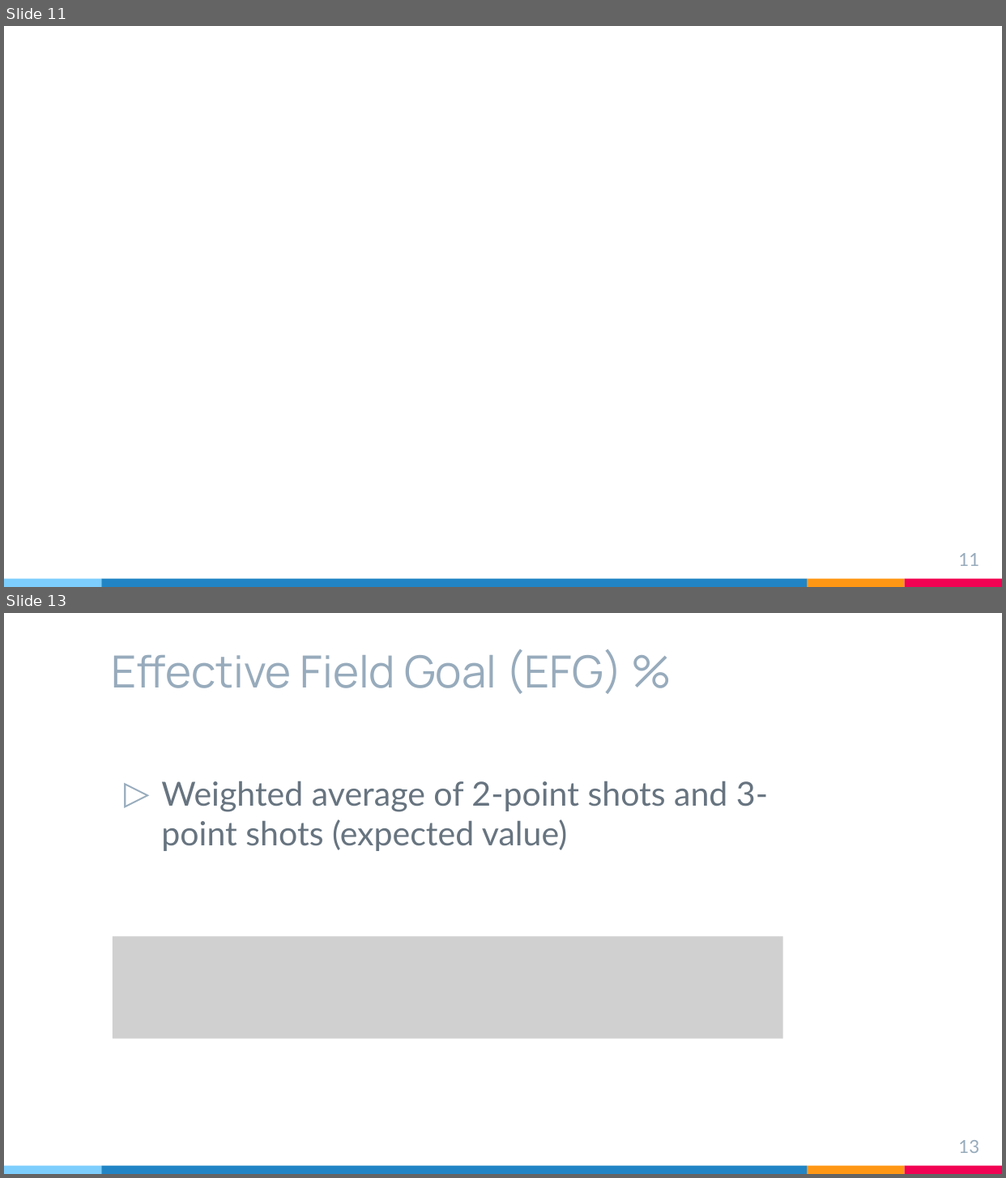
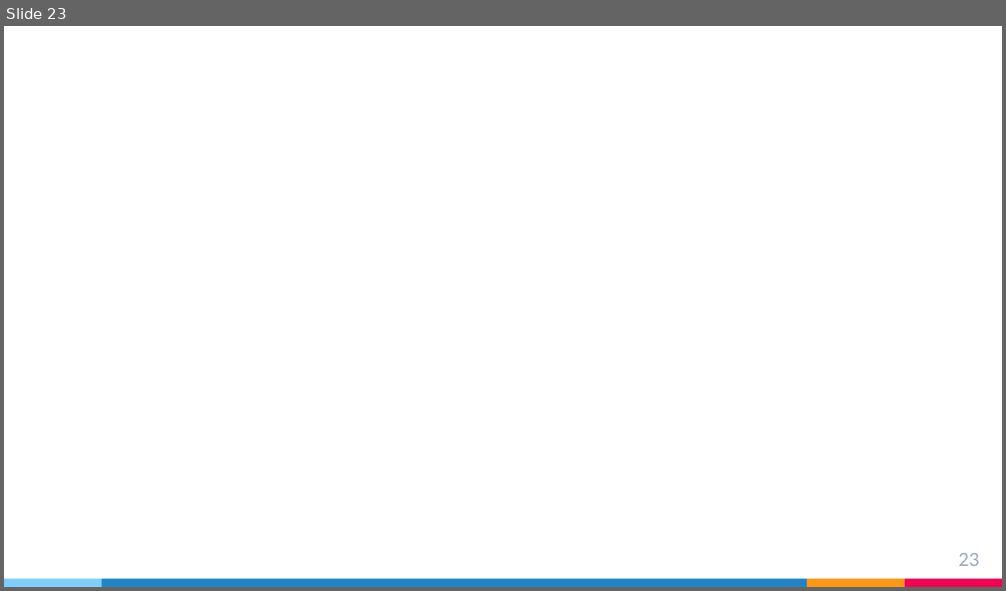
Before and after one commit to rsandbe1/R_project, a slide deck: R_project_presentation.pptx. Shown one above the other, each under a label of ours: slides 11 and 13 before the commit, slide 23 after it; the slides between them are not shown. The pictures are 1006x1178 and 1006x591 pixels, drawn with LibreOffice and Linux fonts; fonts in the diff are those of the drawing; grey boxes stand for pictures. Boxes give left, top, right and bottom in pixels: in the first picture for what was removed or moved away, otherwise in the second. Text is boxed around its words. In the diff, an @@ line names an element or a change of style, - is before the commit and + after.

```diff
--- a/R_project_presentation.pptx
+++ b/R_project_presentation.pptx
@@ slide 13 removed at (4,613,1002,1174), background #FFFFFF; not listed: 4 template elements that a slide beside it also shows @@
@@ text removed at (112,649,622,694) @@
-Effective Field Goal (EFG) %
@@ text removed at (161,781,768,851) @@
-▷ Weighted average of 2-point shots and 3-point shots (expected value)
@@ picture removed at (113,936,783,1039) @@
@@ page number removed at (958,1140,979,1153) @@
-13
@@ what was slide 11 is now slide 23 @@
@@ page number at (958,553,979,566): text changed @@
-11
+23
```
Also in this commit, not shown: 3 slides changed, 14 slides added, 22 other slides removed, 19 other files.
